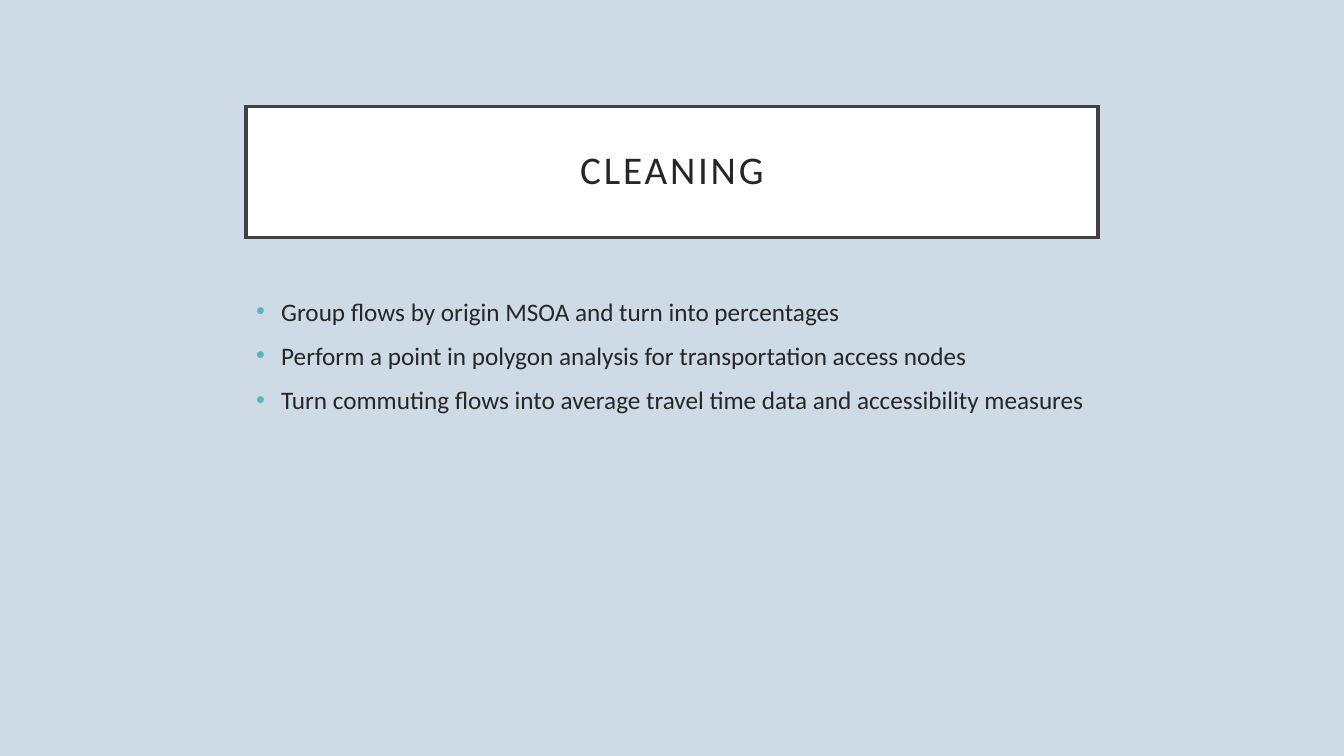
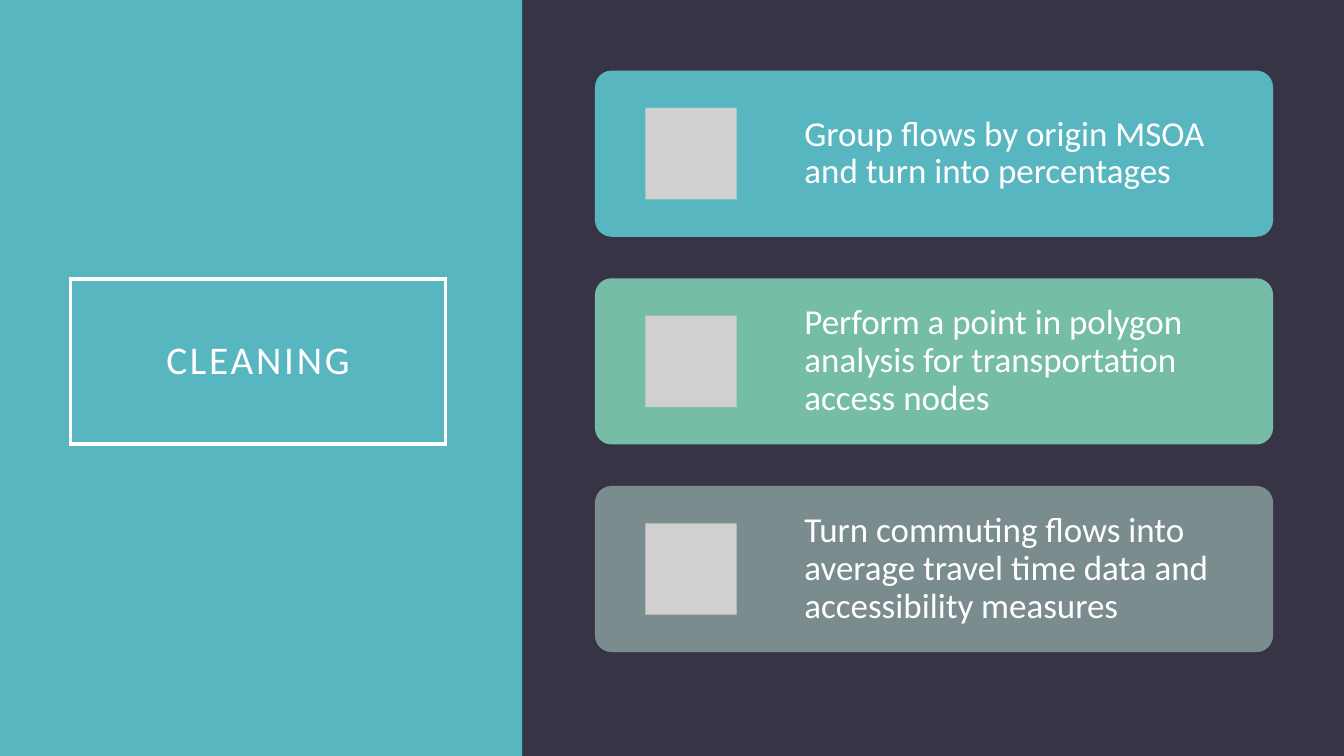
Before and after one commit to natesheehan/spidercartographers, a slide deck: slide 5 of For Report/Presentation.pptx. Drawn at 1344x756 pixels with LibreOffice and Linux fonts; fonts in the diff are those of the drawing; grey boxes stand for pictures. Boxes give left, top, right and bottom in pixels: in the first picture for what was removed or moved away, otherwise in the second. Text is boxed around its words. In the diff, an @@ line names an element or a change of style, - is before the commit and + after.

```diff
--- a/For Report/Presentation.pptx
+++ b/For Report/Presentation.pptx
@@ background #CEDBE6 to #373545 @@
@@ rectangle added at [0, 0, 522, 756], fill #58B6C0 @@
@@ rectangle added at [524, 0, 1344, 756], fill #373545 @@
@@ title "CLEANING": place and size @@
-title "CLEANING" at [246, 106, 1098, 237]
+title "CLEANING" at [71, 279, 446, 445]
@@ title "CLEANING" at [71, 279, 446, 445]: text colour #262626 to #FFFFFF; fill #FFFFFF to none; outline #404040 2.5 pt to #FFFFFF 2.5 pt @@
@@ text removed at [281, 303, 1083, 414] @@
-• Group flows by origin MSOA and turn into percentages
-• Perform a point in polygon analysis for transportation access nodes
-• Turn commuting flows into average travel time data and accessibility measures
@@ group added at [595, 71, 1273, 652]: 3 rounded rectangles, 3 pictures, 3 texts @@
+Group flows by origin MSOA and turn into percentages
+Perform a point in polygon analysis for transportation access nodes
+Turn commuting flows into average travel time data and accessibility measures
```
